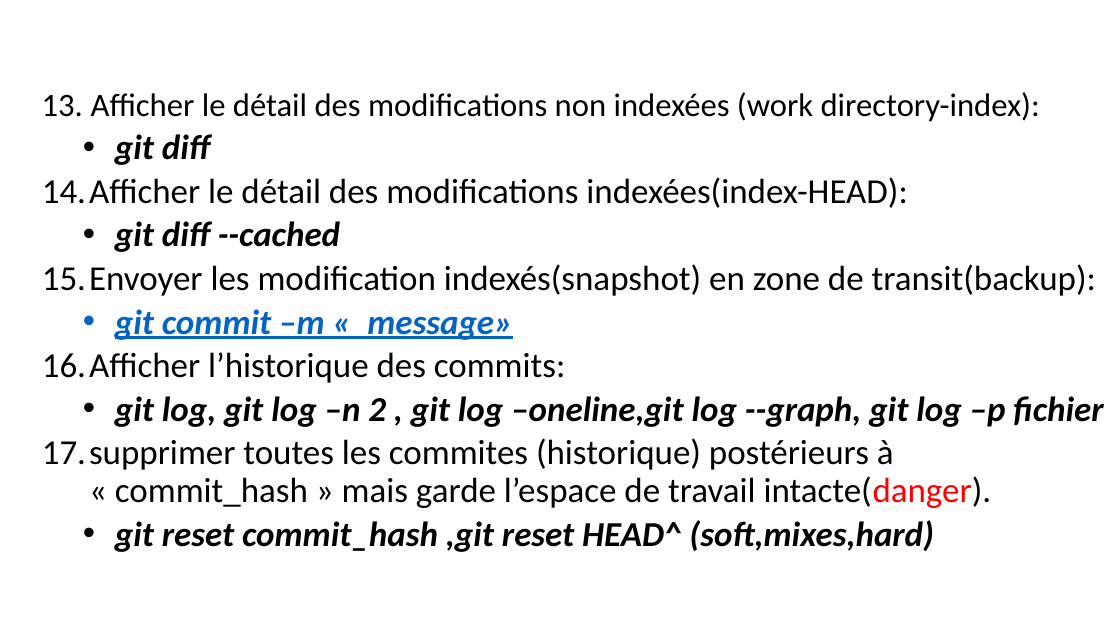
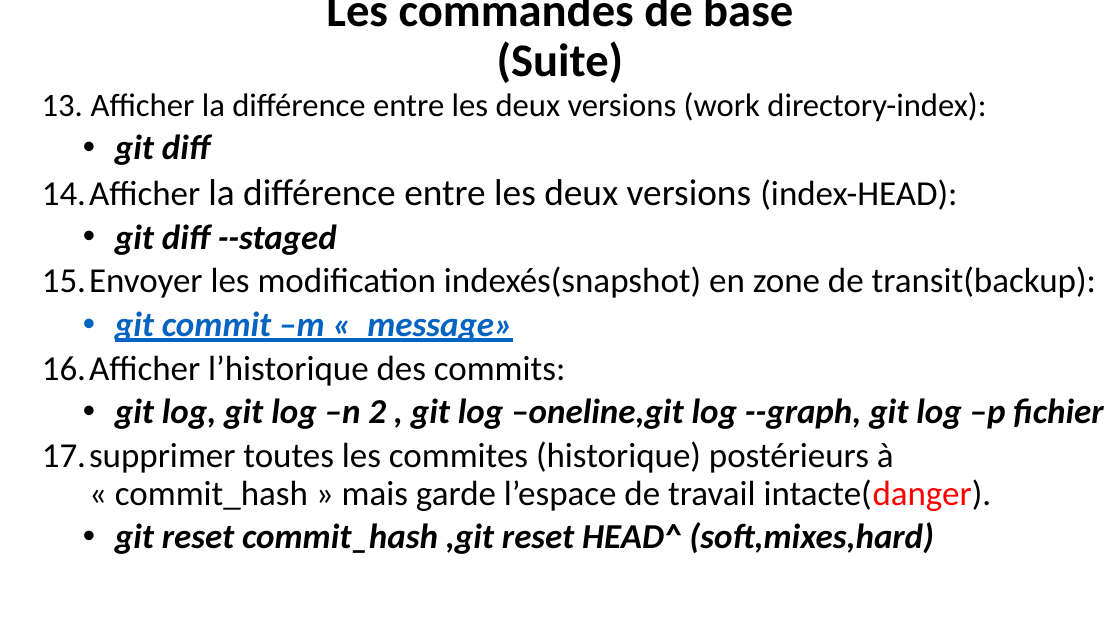
Before and after one commit to belakebiboussad/form, a slide deck: slide 10 of Formation Git.pptx (slide 11 before the commit). Drawn at 1120x630 pixels with LibreOffice and Linux fonts; fonts in the diff are those of the drawing. Boxes give left, top, right and bottom in pixels: in the first picture for what was removed or moved away, otherwise in the second. Text is boxed around its words. In the diff, an @@ line names an element or a change of style, - is before the commit and + after.

```diff
--- a/Formation Git.pptx
+++ b/Formation Git.pptx
@@ title added at bbox=[326, 0, 793, 83], 40 pt, text #000000, bold @@
+Les commandes de base (Suite)
@@ text at bbox=[91, 92, 986, 122]: text changed @@
-13. Afficher le détail des modifications non indexées (work directory-index):
+13. Afficher la différence entre les deux versions (work directory-index):
@@ text at bbox=[42, 179, 957, 255]: text changed @@
-  14. Afficher le détail des modifications indexées(index-HEAD):
-  • git diff --cached
+  14. Afficher la différence entre les deux versions (index-HEAD):
+  • git diff --staged
```
Also in this commit, not shown: 1 other slide changed, 1 slide removed, 1 other file.
